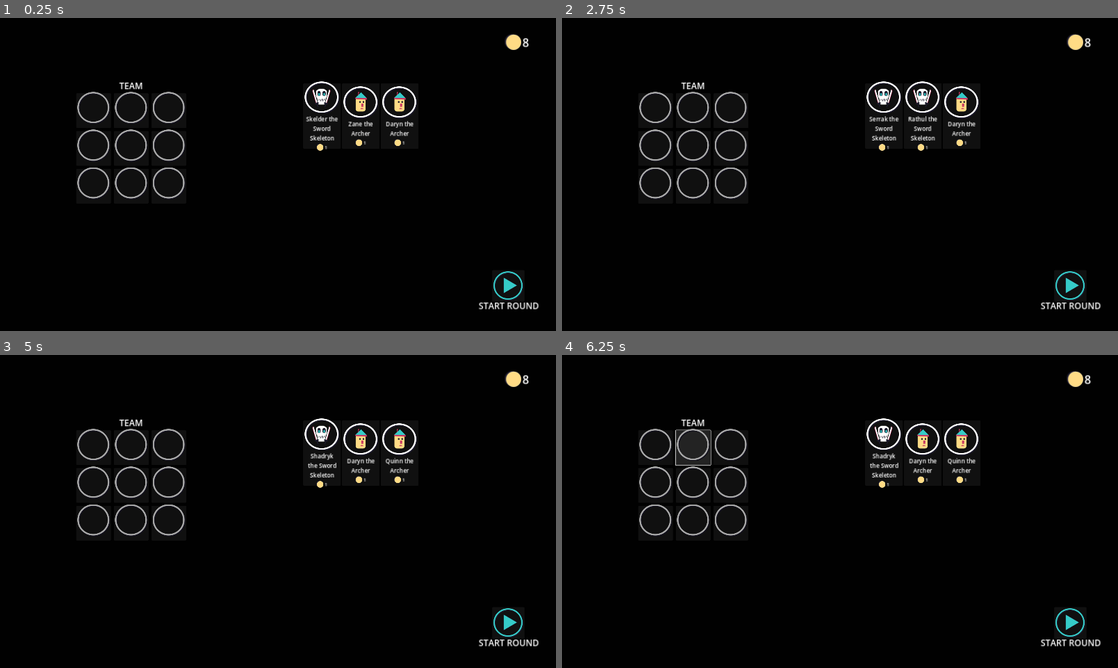
Above: before the commit, frames 1-4 (two rows, left to right).
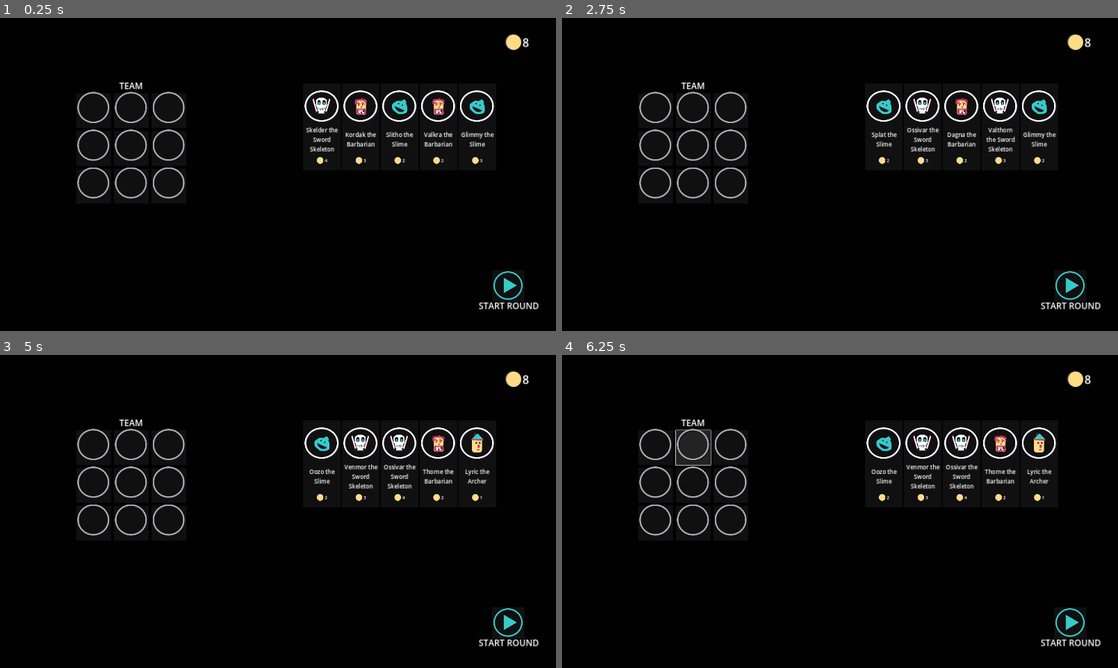
Above: after the commit, the same moments.

Repository: mathew-tran/mercmanager
Game: Godot game, scene res://Scenes/Main.tscn
The game is run twice, just before and just after one commit, with the same random seed, the same clock (stepped at 60 frames per second) and the same inputs.
Inputs (mouse positions are in pixels of both pictures, inside the frame that each line leads up to):
- Up to frame 1 (0.25 s): no input
- Up to frame 2 (2.75 s): click "START ROUND" at 0.5 s; tap Enter at 1.25 s; move the mouse to (962, 158) at 1.27 s; hold Right mouse button (right_click) 1.28-2.03 s; tap Space at 2 s; move the mouse to (728, 190) at 2.02 s; right-click (728, 190) at 2.1 s
- Up to frame 3 (5 s): click "START ROUND" at 2.75 s; tap Enter at 3.5 s; move the mouse to (333, 442) at 3.52 s; hold Right mouse button (right_click) 3.53-4.28 s; tap Space at 4.25 s; move the mouse to (250, 574) at 4.27 s; right-click (250, 574) at 4.35 s
- Up to frame 4 (6.25 s): click (656, 448) at 5 s; click (695, 448) at 5.75 s

The runs differ from the first frame. In frame 1, 2.6% of the frame differs, in the area x 54-89%, y 20-47%; in frame 2, 2.8%; in frame 3, 2.8%; in frame 4, 2.8%.

Commit message:
make characters cost more if they have traits

Diff:
--- a/Art/MercManagerExample.svg
+++ b/Art/MercManagerExample.svg
@@ -25,14 +25,14 @@
      inkscape:deskcolor="#d1d1d1"
      inkscape:document-units="mm"
      inkscape:zoom="1.0141844"
-     inkscape:cx="904.17482"
-     inkscape:cy="92.192307"
+     inkscape:cx="1281.3252"
+     inkscape:cy="-139.52098"
      inkscape:window-width="1920"
      inkscape:window-height="1001"
      inkscape:window-x="-7"
      inkscape:window-y="-7"
      inkscape:window-maximized="1"
-     inkscape:current-layer="g98" /><defs
+     inkscape:current-layer="layer1" /><defs
      id="defs1"><rect
        x="-65.887025"
        y="1010.9649"
@@ -42,6 +42,16 @@
      inkscape:label="Layer 1"
      inkscape:groupmode="layer"
      id="layer1"><rect
+       style="fill:#000000;fill-opacity:0;stroke:#ffffff;stroke-width:0.2;stroke-linecap:round;stroke-dasharray:none;stroke-opacity:0"
+       id="rect79"
+       width="29.515528"
+       height="29.515528"
+       x="385.6254"
+       y="-59.691059"
+       ry="0.45076281"
+       inkscape:export-filename="Characters\Archie.png"
+       inkscape:export-xdpi="96"
+       inkscape:export-ydpi="96" /><rect
        style="fill:#000000;fill-opacity:0;stroke:#ffffff;stroke-width:0.2;stroke-linecap:round;stroke-dasharray:none;stroke-opacity:0"
        id="rect34"
        width="29.515528"
@@ -1034,62 +1044,88 @@
          style="stroke-width:0.0575236"
          x="103.06067"
          y="120.52261">- Player will get coins upon winning</tspan></text><g
-       id="g98"><g
-         id="g61"><circle
-           style="fill:#1b192a;fill-opacity:1;stroke:#1b192a;stroke-width:0.0439268;stroke-linecap:round;stroke-dasharray:none;stroke-opacity:1"
-           id="path89"
-           cx="110.04839"
-           cy="130.9716"
-           r="3.0081847" /><circle
-           style="fill:#ffdb85;fill-opacity:1;stroke:#ffffff;stroke-width:0.0439268;stroke-linecap:round;stroke-dasharray:none;stroke-opacity:1"
-           id="circle89"
-           cx="110.64867"
-           cy="131.1967"
-           r="3.0081847" /></g><text
-         xml:space="preserve"
-         style="font-size:4.59157px;font-family:'Times New Roman';-inkscape-font-specification:'Times New Roman, ';fill:#ffffff;fill-opacity:1;stroke:#ffffff;stroke-width:0.144616;stroke-linecap:round;stroke-dasharray:none;stroke-opacity:1"
-         x="114.73784"
-         y="132.58366"
-         id="text90"><tspan
-           sodipodi:role="line"
-           id="tspan90"
-           style="fill:#ffffff;fill-opacity:1;stroke:#ffffff;stroke-width:0.144616;stroke-opacity:1"
-           x="114.73784"
-           y="132.58366">65</tspan></text><g
-         id="g62"
-         transform="translate(-14.942236,39.845962)"
-         inkscape:export-filename="Coin.png"
-         inkscape:export-xdpi="96"
-         inkscape:export-ydpi="96"><circle
-           style="fill:#1b192a;fill-opacity:1;stroke:#1b192a;stroke-width:0.0439268;stroke-linecap:round;stroke-dasharray:none;stroke-opacity:1"
-           id="circle61"
-           cx="110.04839"
-           cy="130.9716"
-           r="3.0081847" /><circle
-           style="fill:#ffdb85;fill-opacity:1;stroke:#ffffff;stroke-width:0.0439268;stroke-linecap:round;stroke-dasharray:none;stroke-opacity:1"
-           id="circle62"
-           cx="110.64867"
-           cy="131.1967"
-           r="3.0081847" /></g><rect
-         style="fill:#ffffff;fill-opacity:1;stroke:#ffffff;stroke-width:0.445883;stroke-linecap:round;stroke-opacity:1"
-         id="rect58"
-         width="38.110447"
-         height="2.1934071"
-         x="235.2713"
-         y="80.120171"
-         ry="0.19226594"
-         transform="rotate(-15)"
-         inkscape:export-filename="UI\Strikeout.png"
-         inkscape:export-xdpi="96"
-         inkscape:export-ydpi="96" /><rect
-         style="fill:#ffffff;fill-opacity:1;stroke:#ffffff;stroke-width:0.445883;stroke-linecap:round;stroke-opacity:1"
-         id="rect59"
-         width="38.110447"
-         height="2.1934071"
-         x="241.80644"
-         y="-57.92408"
-         ry="0.19226594"
-         transform="rotate(15)" /></g><rect
+       id="g61"
+       transform="translate(290.03462)"><circle
+         style="fill:#1b192a;fill-opacity:1;stroke:#1b192a;stroke-width:0.0439268;stroke-linecap:round;stroke-dasharray:none;stroke-opacity:1"
+         id="path89"
+         cx="110.04839"
+         cy="130.9716"
+         r="3.0081847" /><circle
+         style="fill:#ffdb85;fill-opacity:1;stroke:#ffffff;stroke-width:0.0439268;stroke-linecap:round;stroke-dasharray:none;stroke-opacity:1"
+         id="circle89"
+         cx="110.64867"
+         cy="131.1967"
+         r="3.0081847" /></g><text
+       xml:space="preserve"
+       style="font-size:4.59157px;font-family:'Times New Roman';-inkscape-font-specification:'Times New Roman, ';fill:#ffffff;fill-opacity:1;stroke:#ffffff;stroke-width:0.144616;stroke-linecap:round;stroke-dasharray:none;stroke-opacity:1"
+       x="398.14005"
+       y="132.58366"
+       id="text90"><tspan
+         sodipodi:role="line"
+         id="tspan90"
+         style="fill:#ffffff;fill-opacity:1;stroke:#ffffff;stroke-width:0.144616;stroke-opacity:1"
+         x="398.14005"
+         y="132.58366">65</tspan></text><g
+       id="g62"
+       transform="translate(290.03462,39.845962)"
+       inkscape:export-filename="Coin.png"
+       inkscape:export-xdpi="96"
+       inkscape:export-ydpi="96"><circle
+         style="fill:#1b192a;fill-opacity:1;stroke:#1b192a;stroke-width:0.0439268;stroke-linecap:round;stroke-dasharray:none;stroke-opacity:1"
+         id="circle61"
+         cx="110.04839"
+         cy="130.9716"
+         r="3.0081847" /><circle
+         style="fill:#ffdb85;fill-opacity:1;stroke:#ffffff;stroke-width:0.0439268;stroke-linecap:round;stroke-dasharray:none;stroke-opacity:1"
+         id="circle62"
+         cx="110.64867"
+         cy="131.1967"
+         r="3.0081847" /></g><rect
+       style="fill:#ffffff;fill-opacity:1;stroke:#ffffff;stroke-width:0.445883;stroke-linecap:round;stroke-opacity:1"
+       id="rect58"
+       width="38.110447"
+       height="2.1934071"
+       x="364.41763"
+       y="114.72482"
+       ry="0.19226594"
+       transform="rotate(-15)"
+       inkscape:export-filename="UI\Strikeout.png"
+       inkscape:export-xdpi="96"
+       inkscape:export-ydpi="96" /><rect
+       style="fill:#ffffff;fill-opacity:1;stroke:#ffffff;stroke-width:0.445883;stroke-linecap:round;stroke-opacity:1"
+       id="rect59"
+       width="38.110447"
+       height="2.1934071"
+       x="370.95276"
+       y="-92.528732"
+       ry="0.19226594"
+       transform="rotate(15)" /><path
+       style="fill:#35cbc8;fill-opacity:1;stroke:#000000;stroke-width:0.548104;stroke-linecap:round;stroke-opacity:0"
+       d="m 396.27982,-92.902642 c 0,0 -3.53883,-2.696259 -4.0444,-4.044391 -0.50553,-1.34813 -0.50553,-4.886967 0.33703,-5.561037 0.84258,-0.67407 4.54995,-3.37032 5.39254,-3.37032 0.84258,0 6.57212,0.67406 7.58322,1.01109 1.01109,0.33703 3.20182,4.04439 3.20182,5.56104 0,1.516645 0.50553,4.718455 -0.50557,6.2351 -1.01109,1.516648 -5.05548,2.190713 -7.4147,2.190713 -2.35924,0 -4.54994,-2.022195 -4.54994,-2.022195 z"
+       id="path2"
+       sodipodi:nodetypes="csssssssc"
+       inkscape:export-filename="Characters\Slime.png"
+       inkscape:export-xdpi="96"
+       inkscape:export-ydpi="96" /><circle
+       style="fill:#1b192a;fill-opacity:1;stroke:#000000;stroke-width:0.548104;stroke-linecap:round;stroke-opacity:0"
+       id="path3"
+       cx="400.38315"
+       cy="-102.00253"
+       r="0.84258133" /><circle
+       style="fill:#1b192a;fill-opacity:1;stroke:#000000;stroke-width:0.548104;stroke-linecap:round;stroke-opacity:0"
+       id="circle3"
+       cx="400.38315"
+       cy="-99.559044"
+       r="0.84258133" /><path
+       style="fill:#1b192a;fill-opacity:1;stroke:#000000;stroke-width:0.548104;stroke-linecap:round;stroke-opacity:0"
+       d="m 394.77999,-99.980324 c 0.33703,1.600903 1.76943,4.044389 1.76943,4.044389 l 2.94903,2.190712 c 0,0 3.37032,0.589807 3.87588,0.421291 0.50553,-0.168517 2.61198,-1.769421 2.61198,-1.769421"
+       id="path4" /><path
+       style="fill:#35cbc8;fill-opacity:1;stroke:#000000;stroke-width:0.548104;stroke-linecap:round;stroke-opacity:0"
+       d="m 397.25087,-105.18198 4.11098,-2.20445 c 0,0 2.26404,2.85982 2.14488,3.15772 -0.11918,0.29789 -0.53623,2.0257 -0.53623,2.0257"
+       id="path5" /><path
+       style="fill:#35cbc8;fill-opacity:1;stroke:#000000;stroke-width:0.822045;stroke-linecap:round;stroke-opacity:0"
+       d="m 394.58852,-49.223152 5.30751,3.791103 -7.83492,4.802061 15.41717,-5.560281 z"
+       id="path11" /><rect
        style="fill:#35484b;fill-opacity:1;stroke:#35cbc8;stroke-width:0.047996;stroke-linecap:round;stroke-dasharray:none;stroke-opacity:1"
        id="rect90"
        width="79.701912"
--- a/Prefabs/UI/CharacterInfoUI.tscn
+++ b/Prefabs/UI/CharacterInfoUI.tscn
@@ -14,7 +14,7 @@
 offset_left = -1.0
 offset_top = -1.0
 offset_right = -1530.0
-offset_bottom = -911.0
+offset_bottom = -873.0
 grow_horizontal = 2
 grow_vertical = 2
 scale = Vector2(1.5, 1.5)
@@ -113,9 +113,9 @@
 
 [node name="TraitsPanel" type="VBoxContainer" parent="."]
 layout_mode = 0
-offset_top = 173.0
+offset_top = 211.0
 offset_right = 387.0
-offset_bottom = 213.0
+offset_bottom = 251.0
 
 [node name="Panel" parent="TraitsPanel" instance=ExtResource("5_wh4hi")]
 layout_mode = 2
--- a/Prefabs/UI/MoveInfoButton.tscn
+++ b/Prefabs/UI/MoveInfoButton.tscn
@@ -19,9 +19,9 @@
 border_width_bottom = 2
 
 [node name="MoveInfoButton" type="Panel"]
-custom_minimum_size = Vector2(150, 75)
+custom_minimum_size = Vector2(150, 95)
 offset_right = 150.0
-offset_bottom = 75.0
+offset_bottom = 91.0
 theme_override_styles/panel = SubResource("StyleBoxFlat_drmol")
 script = ExtResource("1_y1id8")
 
@@ -34,9 +34,9 @@
 anchor_right = 0.5
 anchor_bottom = 0.5
 offset_left = -75.0
-offset_top = -48.0
+offset_top = -54.0
 offset_right = 37.0
-offset_bottom = 64.0
+offset_bottom = 58.0
 grow_horizontal = 2
 grow_vertical = 2
 scale = Vector2(0.25, 0.25)
@@ -77,9 +77,9 @@
 anchor_right = 0.5
 anchor_bottom = 0.5
 offset_left = -69.0
-offset_top = -19.0
+offset_top = -28.0
 offset_right = 79.0
-offset_bottom = 55.0
+offset_bottom = 46.0
 grow_horizontal = 2
 grow_vertical = 2
 columns = 2
@@ -105,12 +105,12 @@
 text = "70%"
 
 [node name="Description" type="Label" parent="."]
-custom_minimum_size = Vector2(147, 27)
+custom_minimum_size = Vector2(140, 27)
 layout_mode = 2
-offset_left = 6.0
-offset_top = 58.0
-offset_right = 189.0
-offset_bottom = 85.0
+offset_left = 4.0
+offset_top = 64.0
+offset_right = 144.0
+offset_bottom = 91.0
 theme_override_font_sizes/font_size = 10
 text = "Hits from afar"
 autowrap_mode = 2
--- a/Prefabs/UI/PurchasePogButton.tscn
+++ b/Prefabs/UI/PurchasePogButton.tscn
@@ -6,7 +6,7 @@
 [ext_resource type="Texture2D" uid="uid://e2c4066hnaa5" path="res://Art/Coin.png" id="3_fkyy4"]
 
 [node name="Button" type="Button"]
-custom_minimum_size = Vector2(130, 225)
+custom_minimum_size = Vector2(130, 300)
 script = ExtResource("1_v7ib4")
 
 [node name="VBoxContainer" type="VBoxContainer" parent="."]
@@ -44,7 +44,7 @@
 texture = ExtResource("2_l4psa")
 
 [node name="Label" type="Label" parent="VBoxContainer"]
-custom_minimum_size = Vector2(120, 0)
+custom_minimum_size = Vector2(120, 110)
 layout_mode = 2
 theme_override_font_sizes/font_size = 20
 text = "Mira the Aracher"
--- a/Scripts/Data/DataType/CharacterInfo.gd
+++ b/Scripts/Data/DataType/CharacterInfo.gd
@@ -27,6 +27,21 @@
 		StatValues.Damage += randi_range(1, 3)
 		StatValues.HP += randi_range(1, 4)
 
+	print(GetFullName() + " update")
+	var lastingTraits : Array[Trait]
+	var chanceToLose = randi_range(10, 50)
+	for charTrait in Traits:
+		var result = randi_range(0, 100)
+		print("rolled: " + str(result) + "<= " + str(chanceToLose))
+		if result <= chanceToLose:
+			lastingTraits.append(charTrait)
+			print("trait kept: " + charTrait.Name)
+			chanceToLose += 20
+			Cost += 1
+
+	Traits = lastingTraits
+
+
 func GetFullName():
 	if GivenName == "":
 		return Name
--- /dev/null
+++ b/Scripts/Data/DataType/Move/AttackMove_SlimeWhip.tres
@@ -0,0 +1,23 @@
+[gd_resource type="Resource" script_class="AttackMove" load_steps=5 format=3 uid="uid://ee0of3smph37"]
+
+[ext_resource type="Texture2D" uid="uid://by1qq1s4ew45s" path="res://Art/Projectiles/SlimeWhip.png" id="1_5146v"]
+[ext_resource type="Script" path="res://Scripts/Data/DataType/MoveEffect.gd" id="2_i0705"]
+[ext_resource type="Script" path="res://Scripts/Data/DataType/AttackMove.gd" id="3_6a3fl"]
+
+[sub_resource type="Resource" id="Resource_vj5bx"]
+script = ExtResource("2_i0705")
+MoveImage = ExtResource("1_5146v")
+Duration = 0.1
+SpawnType = 0
+
+[resource]
+script = ExtResource("3_6a3fl")
+BaseDamage = 1
+DamageRange = 2
+HitAmount = 3
+Name = "SlimeWhip"
+PercentChance = 85
+MoveDescription = "Attack upto 3 times."
+MoveRange = 120
+TimeToActive = 0.2
+Effect = SubResource("Resource_vj5bx")
--- a/Scripts/Data/PlayerPogs/Barbarian.tres
+++ b/Scripts/Data/PlayerPogs/Barbarian.tres
@@ -6,6 +6,7 @@
 [ext_resource type="Script" path="res://Scripts/Data/DataType/Stats.gd" id="2_fikl4"]
 [ext_resource type="Script" path="res://Scripts/Data/DataType/MoveList.gd" id="3_166m0"]
 [ext_resource type="Script" path="res://Scripts/Data/DataType/Trait.gd" id="5_4l74i"]
+[ext_resource type="Resource" uid="uid://cmhu8fj1bisrw" path="res://Scripts/Data/Trait/Trait_Retaliate.tres" id="6_w6maf"]
 
 [sub_resource type="Resource" id="Resource_7yqou"]
 script = ExtResource("3_166m0")
@@ -23,5 +24,5 @@
 StatValues = SubResource("Resource_xmchx")
 Moves = SubResource("Resource_7yqou")
 Cost = 2
-Traits = Array[ExtResource("5_4l74i")]([])
+Traits = Array[ExtResource("5_4l74i")]([ExtResource("6_w6maf")])
 GivenNames = "Thorne, Kaida, Ragnar, Brannok, Valkra, Drevyn, Svara, Kordak, Brynja, Varek, Dagna, Garrik, Sigrun, Kaelgor, Haldra, Torric, Freya, Darok, Oryn, Zarka"
--- a/Scripts/Data/PlayerPogs/Skeleton.tres
+++ b/Scripts/Data/PlayerPogs/Skeleton.tres
@@ -14,7 +14,7 @@
 
 [sub_resource type="Resource" id="Resource_m4fto"]
 script = ExtResource("3_hhsmd")
-HP = 50
+HP = 15
 Damage = 2
 
 [resource]
@@ -23,6 +23,6 @@
 Face = ExtResource("1_gn4vj")
 StatValues = SubResource("Resource_m4fto")
 Moves = SubResource("Resource_007vb")
-Cost = 1
+Cost = 3
 Traits = Array[ExtResource("6_hp4ah")]([ExtResource("7_1nt6p")])
 GivenNames = "Graveblade, Morven, Cindral, Duskmarrow, Valthorn, Shadryk, Kharak, Nytheris, Sephtor, Drynoss, Marrowveil, Zalkrin, Ossivar, Rathul, Calvaris, Blightfang, Serrak, Venmor, Skelder, Arkanis"
--- /dev/null
+++ b/Scripts/Data/PlayerPogs/Slime.tres
@@ -0,0 +1,28 @@
+[gd_resource type="Resource" script_class="CharacterInfo" load_steps=10 format=3 uid="uid://bwu7qgnxtypjd"]
+
+[ext_resource type="Texture2D" uid="uid://bet7y5ddhgf3y" path="res://Art/Characters/Slime.png" id="1_8no4p"]
+[ext_resource type="Resource" uid="uid://ee0of3smph37" path="res://Scripts/Data/DataType/Move/AttackMove_SlimeWhip.tres" id="2_iivut"]
+[ext_resource type="Script" path="res://Scripts/Data/DataType/MoveList.gd" id="3_o45q4"]
+[ext_resource type="Script" path="res://Scripts/Data/DataType/Stats.gd" id="4_ib1kg"]
+[ext_resource type="Script" path="res://Scripts/Data/DataType/Trait.gd" id="5_1fhg1"]
+[ext_resource type="Resource" uid="uid://djr5plqwsogdg" path="res://Scripts/Data/Trait/Trait_Regenerate.tres" id="6_nt5kn"]
+[ext_resource type="Script" path="res://Scripts/Data/DataType/CharacterInfo.gd" id="8_x4ui5"]
+
+[sub_resource type="Resource" id="Resource_kaip4"]
+script = ExtResource("3_o45q4")
+Move1 = ExtResource("2_iivut")
+
+[sub_resource type="Resource" id="Resource_l7xi7"]
+script = ExtResource("4_ib1kg")
+HP = 25
+Damage = 0
+
+[resource]
+script = ExtResource("8_x4ui5")
+Name = "Slime"
+Face = ExtResource("1_8no4p")
+StatValues = SubResource("Resource_l7xi7")
+Moves = SubResource("Resource_kaip4")
+Cost = 2
+Traits = Array[ExtResource("5_1fhg1")]([ExtResource("6_nt5kn")])
+GivenNames = "Gloop, Blorv, Slorbin, Dribble, Oozo, Glimmy, Splat, Viscor, Blobbo, Squib, Gelix, Plorpy, Mucklin, Glorpix, Slitho, Quibber, Flubbit, Goobar, Squishka, Oozerion"
--- /dev/null
+++ b/Scripts/Data/Trait/Trait_Regenerate.gd
@@ -0,0 +1,9 @@
+extends Trait
+
+class_name TraitRegenerate
+
+func Setup():
+	ExecutionType = EXECUTION_TIME.AFTER_ATTACK
+
+func Execute(charRef : Character):
+	charRef.GetHealthComponent().Heal(2)
--- /dev/null
+++ b/Scripts/Data/Trait/Trait_Regenerate.tres
@@ -0,0 +1,8 @@
+[gd_resource type="Resource" script_class="TraitRegenerate" load_steps=2 format=3 uid="uid://djr5plqwsogdg"]
+
+[ext_resource type="Script" path="res://Scripts/Data/Trait/Trait_Regenerate.gd" id="1_8440h"]
+
+[resource]
+script = ExtResource("1_8440h")
+Name = "Regen"
+Description = "Heal a bit after attacking"
--- a/Scripts/Game/AIController.gd
+++ b/Scripts/Game/AIController.gd
@@ -17,7 +17,7 @@
 
 	if CharRef.GetHealthComponent().GetHealthPercent() < .5:
 		var result = randf_range(0, 100)
-		if result > 50:
+		if result > 80:
 			CurrentState = AI_STATE.RUN_AWAY
 		else:
 			CurrentState = AI_STATE.ATTACK
@@ -101,7 +101,7 @@
 	if is_instance_valid(MoveToUse):
 		return charRef.global_position.distance_to(newPosition) < MoveToUse.MoveRange
 	else:
-		return charRef.global_position.distance_to(newPosition) < 600
+		return charRef.global_position.distance_to(newPosition) < 400
 
 func Cleanup():
 	MoveToUse = null
--- a/Scripts/Game/HPComponent.gd
+++ b/Scripts/Game/HPComponent.gd
@@ -23,6 +23,12 @@
 func GetHealthPercent() -> float:
 	return float(Health) / float(MaxHealth)
 
+func Heal(amount):
+	Health += amount
+	if Health >= MaxHealth:
+		Health = MaxHealth
+	Update.emit()
+
 func TakeDamage(amount):
 	Health -= amount
 	Update.emit()
--- a/Scripts/Game/Shop.gd
+++ b/Scripts/Game/Shop.gd
@@ -5,7 +5,7 @@
 @onready var Stock = $Stock
 
 var Money = 8
-var StoreStock = 3
+var StoreStock = 5
 
 signal UpdateMoney
 
Binary file added: Art/Characters/Slime.png
Not shown, added: Art/Characters/Slime.png.import
Binary file added: Art/Projectiles/SlimeWhip.png
Not shown, added: Art/Projectiles/SlimeWhip.png.import
Not shown: 1 places in Scripts/Data/PlayerPogs/Barbarian.tres that only renumber resources
